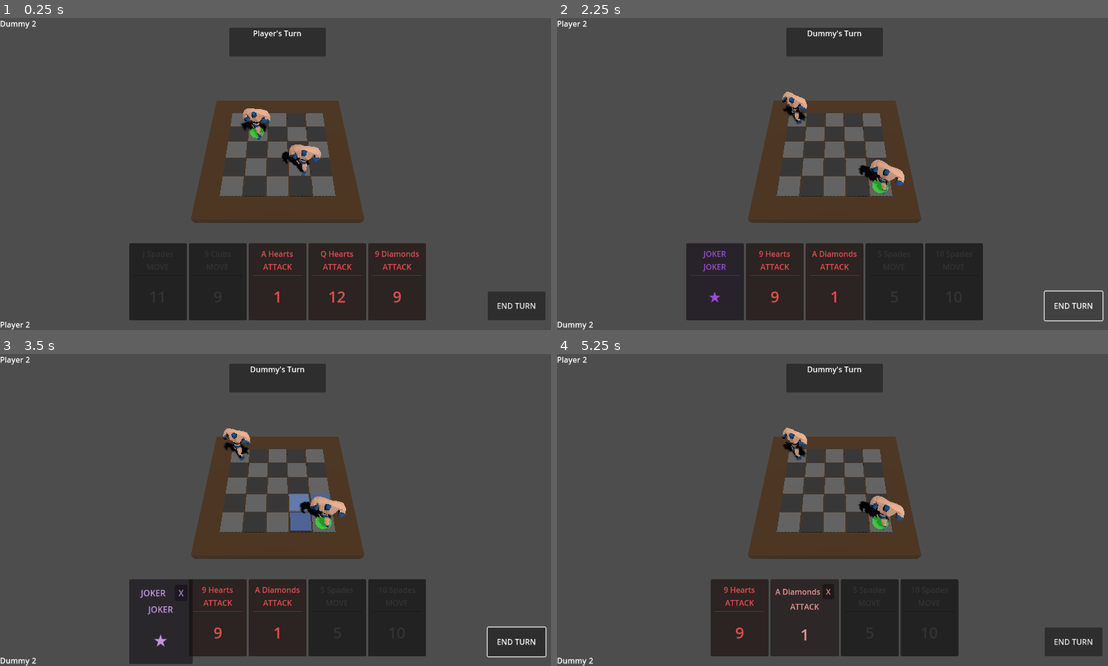
Above: before the commit, frames 1-4 (two rows, left to right).
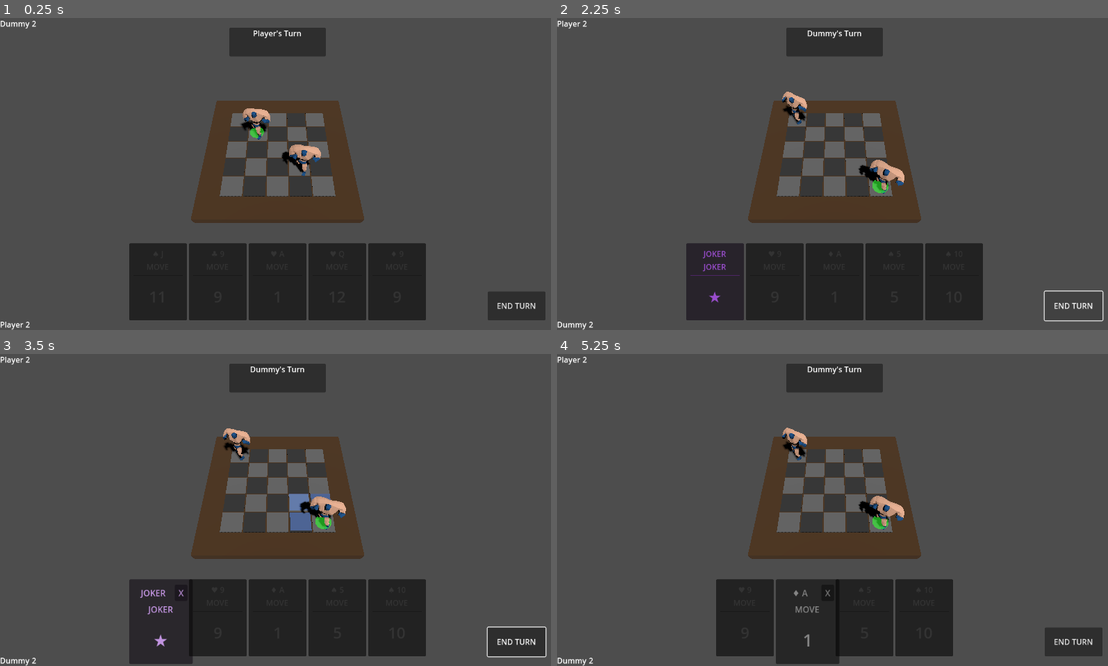
Above: after the commit, the same moments.

Repository: FredBros/king-of-the-apero
Game: Godot game, scene res://scenes/Arena.tscn
The game is run twice, just before and just after one commit, with the same random seed, the same clock (stepped at 60 frames per second) and the same inputs.
Inputs (mouse positions are in pixels of both pictures, inside the frame that each line leads up to):
- Up to frame 1 (0.25 s): no input
- Up to frame 2 (2.25 s): click "END TURN" at 0.5 s; click "END TURN" at 1.25 s; click "END TURN" at 2 s
- Up to frame 3 (3.5 s): move the mouse to (159, 619) at 2.77 s; click (159, 619) at 2.92 s
- Up to frame 4 (5.25 s): click "X" at 3.5 s; move the mouse to (744, 619) at 4.27 s; click (744, 619) at 4.42 s; move the mouse to (804, 619) at 5.02 s; click (804, 619) at 5.17 s

The runs differ from the first frame. In frame 1, 0.6% of the frame differs, in the area x 45-77%, y 74-92%; in frame 2, 0.4%; in frame 3, 0.4%; in frame 4, 1.8%, in the area x 27-73%, y 72-100%.

Commit message:
Fix card rule mapping and update visual formatting
- Correct gameplay logic to match PRD:
  - Spades (♠) & Hearts (♥) now trigger DIAGONAL patterns.
  - Clubs (♣) & Diamonds (♦) now trigger ORTHOGONAL patterns.
- Replace text-based suits with Unicode symbols (♠, ♣, ♥, ♦).
- Update card title format to display Suit before Rank (e.g., "♠ A").

Diff:
--- a/scripts/DeckManager.gd
+++ b/scripts/DeckManager.gd
@@ -31,7 +31,7 @@
 	discard_pile.append(card)
 
 func _create_standard_deck() -> void:
-	var suits = ["Spades", "Clubs", "Hearts", "Diamonds"]
+	var suits = ["♠", "♣", "♥", "♦"]
 
 	for suit in suits:
 		for rank in range(1, 14):
@@ -46,19 +46,19 @@
 			elif rank == 13: card.rank_label = "K"
 			else: card.rank_label = str(rank)
 
-			card.title = card.rank_label + " " + suit
+			card.title = suit + " " + card.rank_label
 
 			match suit:
-				"Spades": # Pique (Noir) -> Move Diagonal
+				"♠": # Pique (Noir) -> Move Diagonal
 					card.type = CardData.CardType.MOVE
 					card.pattern = CardData.MovePattern.DIAGONAL
-				"Clubs": # Trefle (Noir) -> Move Orthogonal
+				"♣": # Trefle (Noir) -> Move Orthogonal
 					card.type = CardData.CardType.MOVE
 					card.pattern = CardData.MovePattern.ORTHOGONAL
-				"Hearts": # Coeur (Rouge) -> Attack Diagonal
+				"♥": # Coeur (Rouge) -> Attack Diagonal
 					card.type = CardData.CardType.ATTACK
 					card.pattern = CardData.MovePattern.DIAGONAL
-				"Diamonds": # Carreau (Rouge) -> Attack Orthogonal
+				"♦": # Carreau (Rouge) -> Attack Orthogonal
 					card.type = CardData.CardType.ATTACK
 					card.pattern = CardData.MovePattern.ORTHOGONAL
 
